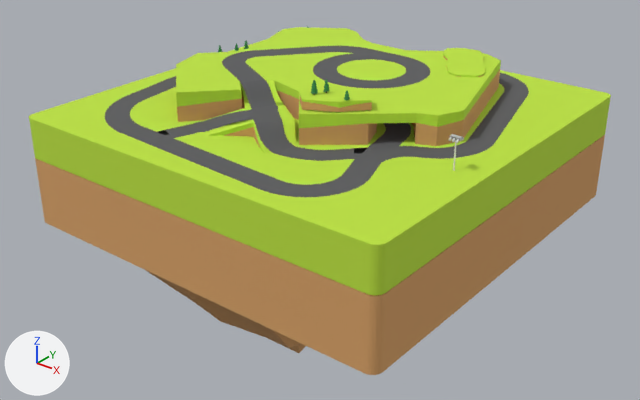
Two versions of the glTF model public/models/lowPolyIsland.glb, one commit apart.
The view is the same before and after, from a 50 mm camera at (2474.0, -3162.0, 2582.0) aimed at (-19.0, -45.0, 650.0). Arrows for +X, +Y and +Z are at lower left; the lights stay in place. Where no turn or scale is listed for an object, it has been applied to the vertices. Vertices at the same position are counted once.

In view in the first picture: 'Grass', 'Island', 'conifer1_Cylinder.001', 'islandSecondLevel.001', 'tunnelRoad', 'upperLevelHills'.
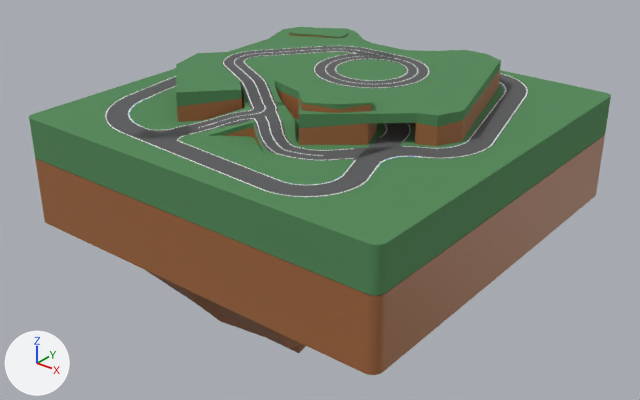
Where the newer file only moved an object's origin or applied its transform, the numbers keep the older frame.

Location of each change, (x1, y1, x2, y2) in pixels of the pictures (640 x 400 px; the box of a moved part takes in the faces that stretch with it):
'Grass', recoloured: (29, 39, 611, 296) in both
'Island', recoloured: (35, 135, 605, 375) in both
'islandSecondLevel.001', recoloured: (176, 27, 501, 154) in both
'upperLevelHills', recoloured, reshaped, moved, rescaled (61% narrower, 62% shorter): before (300, 48, 486, 112); after (300, 89, 372, 113)
'upperLevelHills.001', added (green): after (289, 27, 348, 38)
'conifer2_Cylinder.002', deleted: before (311, 80, 318, 95)
'conifer1_Cylinder.001', deleted: before (323, 79, 330, 93)
'Cylinder_20_Mat.1_0', deleted: before (453, 140, 457, 171)
'Cylinder_3_21_Mat.1_0', deleted: before (455, 138, 464, 143)
part 1 of me_cube_002, recoloured: (176, 28, 501, 154) in both
part 2 of me_cube, moved or reshaped: before (300, 87, 372, 112); after (300, 89, 372, 113)
part 3 of me_cube, deleted (green): before (443, 48, 486, 77)
part 4 of me_plane_004, built on: before (155, 77, 293, 154); after (134, 46, 496, 191)
part 5 of me_plane_004, built on: before (502, 73, 529, 93); after (499, 73, 528, 92)
part 6 of me_plane_004, recoloured: (379, 123, 411, 142) in both
part 7 of me_plane_004, recoloured: (105, 46, 528, 197) in both

What changed in the scene script:
```text
Change mat_islandbrown:
    mat_islandbrown.base_color: (0.687, 0.361, 0.136) -> (0.356, 0.136, 0.0467)  # orange #d8a267 -> brown #a1673d
Add mat_tracksides:
    mat_tracksides = principled_material('TrackSides')
    mat_tracksides.base_color = (0.8, 0.8, 0.8)  # white #e7e7e7
Change me_cube_003:
    where me_cube_003.from_pydata(...)  # 656 vertices, 1308 faces; spans x -1000.0..1000.0, y -1000.0..1000.0, z -100.0..100.0
    remove me_cube_003.materials.append(mat_grass_003)  # green #bee43f
    add me_cube_003.materials.append(mat_grass_match_texture)  # green #538958
Change me_cube_002:
    remove me_cube_002.from_pydata(...)  # 516 vertices, 904 faces; spans x -316.0..1177.0, y -322.0..1149.0, z -150.0..71.0
    add me_cube_002.from_pydata(...)  # 516 vertices, 902 faces; spans x -316.0..1177.0, y -322.0..1149.0, z -150.0..71.0
    me_cube_002 part 1: 541 faces spanning x -316.0..1177.0, y -322.0..1149.0, z -101.0..71.0 switch from mat_grass_005 (green #bee43f) to mat_grass_match_texture (green #538958)
Change me_cube:
    where me_cube.from_pydata(...)  # 123 vertices, 208 faces; spans x -4.0..10.7, y -5.2..35.2, z -3.5..-1.2
    used by ob_upperlevelhills; location = (236.0, -277.0, 1366.0); scale = (29.7, 29.7, 29.7)
    remove me_cube.materials.append(mat_grass_002)  # green #bee43f
    me_cube part 2: the loose piece of 30 vertices spanning x -4.0..6.4, y -5.2..3.1, z -2.7..-1.2 is multiplied about its middle by the matrix ((29.743, 0.0, 0.0), (0.0, 29.743, 0.0), (0.0, 0.0, 25.745)), then moved by (34.5, -29.9, -52.4)
    me_cube part 3: the loose piece of 93 vertices spanning x -0.7..10.7, y 22.2..35.2, z -3.5..-2.2 is deleted
    add me_cube.materials.append(mat_grass_match_texture)  # green #538958
Change me_plane_004:
    remove me_plane_004.from_pydata(...)  # 2299 vertices, 3833 faces; spans x -629.0..1137.0, y -1585.0..292.0, z -4.0..138.0
    add me_plane_004.from_pydata(...)  # 2999 vertices, 5096 faces; spans x -629.0..1137.0, y -1585.0..292.0, z -11.0..138.0
    me_plane_004 part 4: 183 vertices moved from x -418.0..464.0, y -1394.0..-340.0, z -3.0..135.0 to x -418.0..464.0, y -1345.0..-340.0, z -11.0..134.0; 57 vertices removed from x -110.0..153.0, y -1426.0..-886.0, z -4.0..136.0; 679 vertices added at x -530.0..1130.0, y -1583.0..-227.0, z -4.0..138.0
    me_plane_004 part 5: 6 vertices removed from x 676.0..931.0, y 101.0..289.0, z -3.0..-1.0; 84 vertices added at x 327.0..930.0, y 49.0..290.0, z -5.0..-1.0
    me_plane_004 part 6: 136 faces spanning x -399.0..809.0, y -863.0..-231.0, z -3.0..-1.0 switch from mat_bodyblue_003 (dark grey #5c5d5f) to mat_tracksides (white #e7e7e7)
    me_plane_004 part 7: 1284 faces spanning x -622.0..1130.0, y -1579.0..213.0, z -3.0..138.0 switch from mat_bodyblue (dark grey #5c5d5f) to mat_tracksides (white #e7e7e7)
    add me_plane_004.materials.append(mat_blue)  # blue #007bff
    add me_plane_004.materials.append(mat_trackmiddleline)  # white #e7e7e7
Change ob_upperlevelhills:
    ob_upperlevelhills.scale: (29.7, 29.7, 29.7) -> (1.0, 1.0, 1.0)
    ob_upperlevelhills.location: (236.0, -277.0, 1366.0) -> (236.0, -277.0, 1355.0)
Remove ob_conifer2_cylinder_002:
    ob_conifer2_cylinder_002 = bpy.data.objects.new('conifer2_Cylinder.002', me_conifer2_cylinder_002)
Remove ob_conifer1_cylinder_001:
    ob_conifer1_cylinder_001 = bpy.data.objects.new('conifer1_Cylinder.001', me_conifer1_cylinder_001)
Remove ob_cylinder_2_21_mat_1_0:
    ob_cylinder_2_21_mat_1_0 = bpy.data.objects.new('Cylinder_2_21_Mat.1_0', me_cylinder_2_21_mat_1_0)
Remove ob_cylinder_3_21_mat_1_0:
    ob_cylinder_3_21_mat_1_0 = bpy.data.objects.new('Cylinder_3_21_Mat.1_0', me_cylinder_3_21_mat_1_0)
Remove ob_cylinder_20_mat_1_0:
    ob_cylinder_20_mat_1_0 = bpy.data.objects.new('Cylinder_20_Mat.1_0', me_cylinder_20_mat_1_0)
Remove ob_cube_1_10_mat_2_0:
    ob_cube_1_10_mat_2_0 = bpy.data.objects.new('Cube_1_10_Mat.2_0', me_cube_1_10_mat_2_0)
Add ob_upperlevelhills_001:
    ob_upperlevelhills_001 = bpy.data.objects.new('upperLevelHills.001', me_cube_070)  # 93 vertices, 160 faces; spans x -769.0..-466.0, y 90.0..318.0, z -78.0..-50.0; in mat_grass_match_texture (green #538958), mat_islandbrown (brown #a1673d)
    ob_upperlevelhills_001.location = (108.0, 353.0, 1348.0)
```
